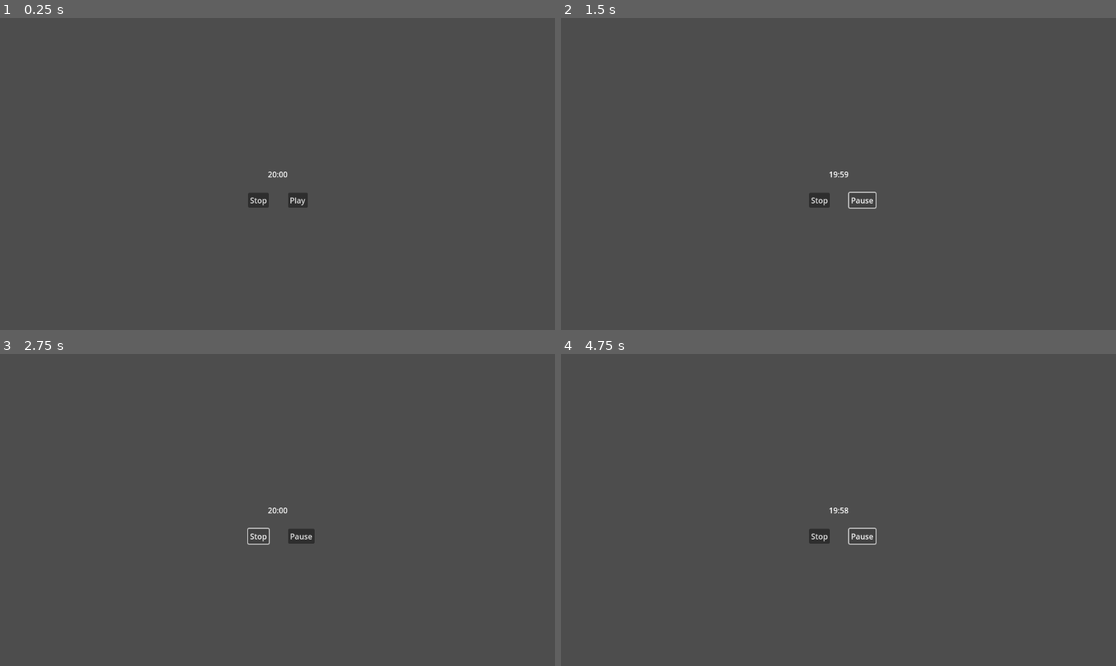
Above: before the commit, frames 1-4 (two rows, left to right).
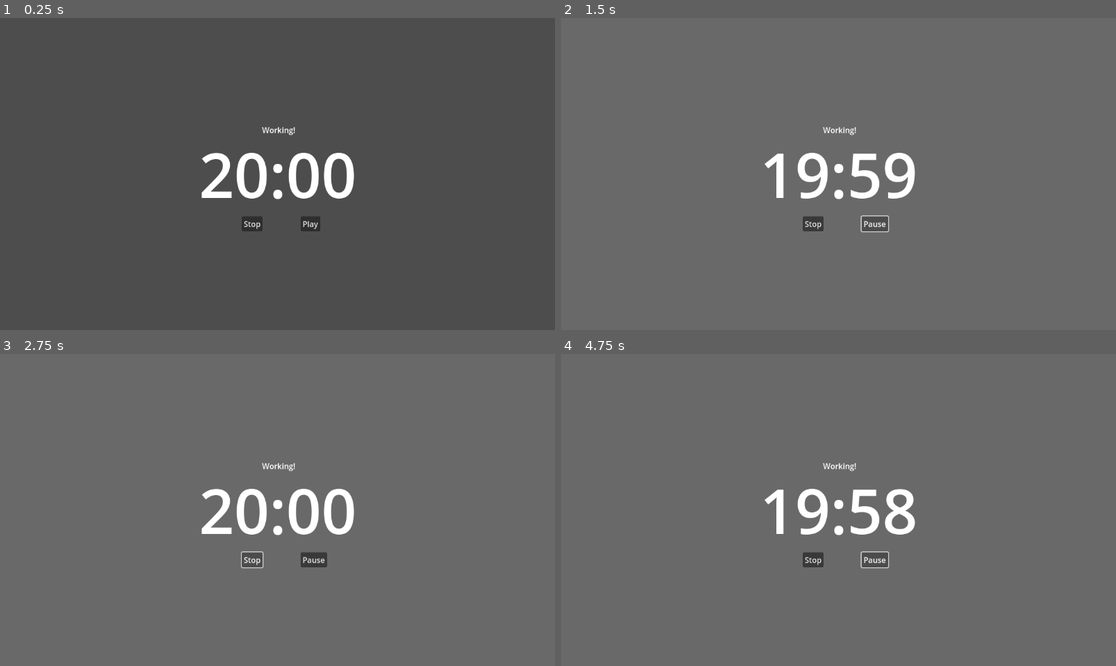
Above: after the commit, the same moments.

Repository: jlpatter/20-timer
Game: Godot game, scene res://main_scene.tscn
Same seed, same stepped clock (60 frames per second), same inputs: the game is played once before the commit and once after it.
Inputs:
- Up to frame 1 (0.25 s): no input
- Up to frame 2 (1.5 s): click "Stop" at 0.5 s; click "Play" at 1.25 s
- Up to frame 3 (2.75 s): click "Stop" at 2 s
- Up to frame 4 (4.75 s): click "Stop" at 2.75 s; click "Pause" at 3.5 s

The runs differ from the first frame. In frame 1, 2.4% of the frame differs, in the area x 36-64%, y 34-69%; in frame 2, 100%, in the area x 0-100%, y 0-100%; in frame 3, 100%; in frame 4, 100%.

Commit message:
Add more styling and clean up code

Diff:
--- a/main_scene.gd
+++ b/main_scene.gd
@@ -7,21 +7,43 @@
 var is_rest_period := false
 var time_remaining := TOTAL_TIME
 
+var grey_stylebox := StyleBoxFlat.new()
+var green_stylebox := StyleBoxFlat.new()
+
 
 func format_time(t: float) -> String:
-	var min := str(int(floor(t / 60.0)))
-	var sec := str(int(floor(t)) % 60)
-	if int(sec) < 10:
-		sec = "0" + sec
+	var minute := str(int(floor(t / 60.0)))
+	var second := str(int(floor(t)) % 60)
+	if int(second) < 10:
+		second = "0" + second
 
-	if min == "0":
-		return sec
-	return min + ":" + sec
+	if minute == "0":
+		return second
+	return minute + ":" + second
 
 
 func update_timer(new_time: float) -> void:
 	time_remaining = new_time
 	$CanvasLayer/TimerLbl.text = format_time(time_remaining)
+
+
+func set_to_working() -> void:
+	update_timer(TOTAL_TIME)
+	is_rest_period = false
+	$CanvasLayer/BackgroundPanel.add_theme_stylebox_override("panel", grey_stylebox)
+	$CanvasLayer/StatusLbl.text = "Working!"
+
+
+func set_to_resting() -> void:
+	update_timer(REST_TIME)
+	is_rest_period = true
+	$CanvasLayer/BackgroundPanel.add_theme_stylebox_override("panel", green_stylebox)
+	$CanvasLayer/StatusLbl.text = "Resting!"
+
+
+func _ready() -> void:
+	grey_stylebox.bg_color = Color.DIM_GRAY
+	green_stylebox.bg_color = Color.WEB_GREEN
 
 
 # Called every frame. 'delta' is the elapsed time since the previous frame.
@@ -31,11 +53,9 @@
 		if time_remaining <= 0.0:
 			$AlarmPlayer.play()
 			if is_rest_period:
-				update_timer(TOTAL_TIME)
-				is_rest_period = false
+				set_to_working()
 			else:
-				update_timer(REST_TIME)
-				is_rest_period = true
+				set_to_resting()
 
 
 func _on_play_btn_pressed() -> void:
@@ -48,4 +68,4 @@
 
 func _on_stop_btn_pressed() -> void:
 	is_running = false
-	update_timer(TOTAL_TIME)
+	set_to_working()
--- a/main_scene.tscn
+++ b/main_scene.tscn
@@ -1,12 +1,32 @@
-[gd_scene load_steps=3 format=3 uid="uid://c348kslvfqtnc"]
+[gd_scene load_steps=4 format=3 uid="uid://c348kslvfqtnc"]
 
 [ext_resource type="Script" uid="uid://b4qtghteavmli" path="res://main_scene.gd" id="1_0f027"]
 [ext_resource type="AudioStream" uid="uid://b6e1vk0fsjg33" path="res://Alarm Cropped.mp3" id="2_2c62f"]
+
+[sub_resource type="StyleBoxFlat" id="StyleBoxFlat_2c62f"]
+bg_color = Color(0.301961, 0.301961, 0.301961, 1)
 
 [node name="MainScene" type="Node2D"]
 script = ExtResource("1_0f027")
 
 [node name="CanvasLayer" type="CanvasLayer" parent="."]
+
+[node name="BackgroundPanel" type="Panel" parent="CanvasLayer"]
+anchors_preset = 15
+anchor_right = 1.0
+anchor_bottom = 1.0
+grow_horizontal = 2
+grow_vertical = 2
+theme_override_styles/panel = SubResource("StyleBoxFlat_2c62f")
+
+[node name="StatusLbl" type="Label" parent="CanvasLayer"]
+anchors_preset = -1
+anchor_left = 0.472222
+anchor_top = 0.341049
+anchor_right = 0.532118
+anchor_bottom = 0.376543
+offset_bottom = -1.52588e-05
+text = "Working!"
 
 [node name="TimerLbl" type="Label" parent="CanvasLayer"]
 anchors_preset = 8
@@ -20,29 +40,26 @@
 offset_bottom = 11.5
 grow_horizontal = 2
 grow_vertical = 2
+theme_override_font_sizes/font_size = 128
 text = "20:00"
 horizontal_alignment = 1
 vertical_alignment = 1
 
 [node name="StopBtn" type="Button" parent="CanvasLayer"]
 anchors_preset = -1
-anchor_left = 0.447049
-anchor_top = 0.560185
-anchor_right = 0.484375
-anchor_bottom = 0.608025
-offset_bottom = -3.05176e-05
+anchor_left = 0.435764
+anchor_top = 0.635802
+anchor_right = 0.47309
+anchor_bottom = 0.683642
 text = "Stop"
-metadata/_edit_use_anchors_ = true
 
 [node name="PlayBtn" type="Button" parent="CanvasLayer"]
 anchors_preset = -1
-anchor_left = 0.519097
-anchor_top = 0.560185
-anchor_right = 0.554688
-anchor_bottom = 0.608025
-offset_bottom = -3.05176e-05
+anchor_left = 0.541667
+anchor_top = 0.635802
+anchor_right = 0.577257
+anchor_bottom = 0.683642
 text = "Play"
-metadata/_edit_use_anchors_ = true
 
 [node name="AlarmPlayer" type="AudioStreamPlayer" parent="."]
 stream = ExtResource("2_2c62f")
